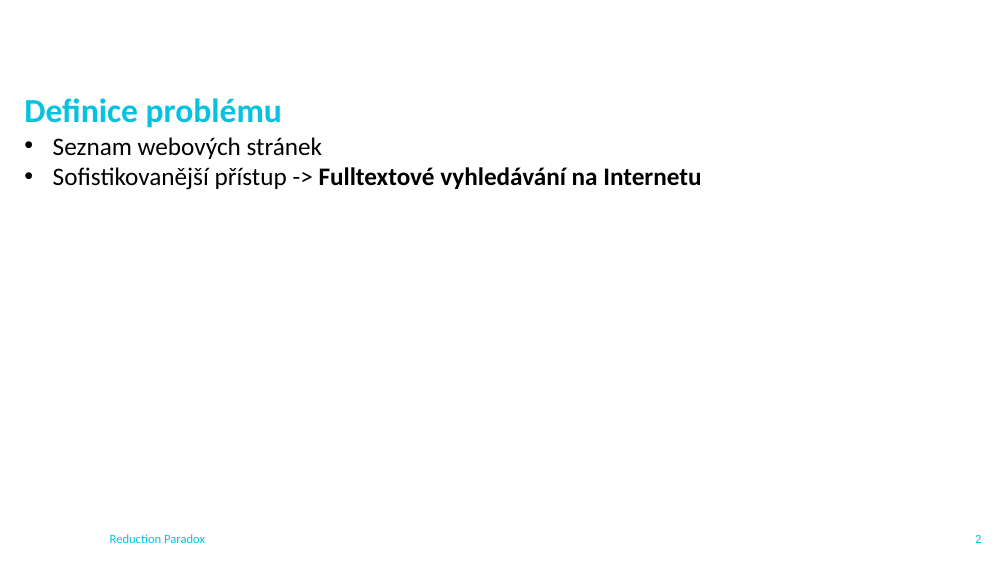
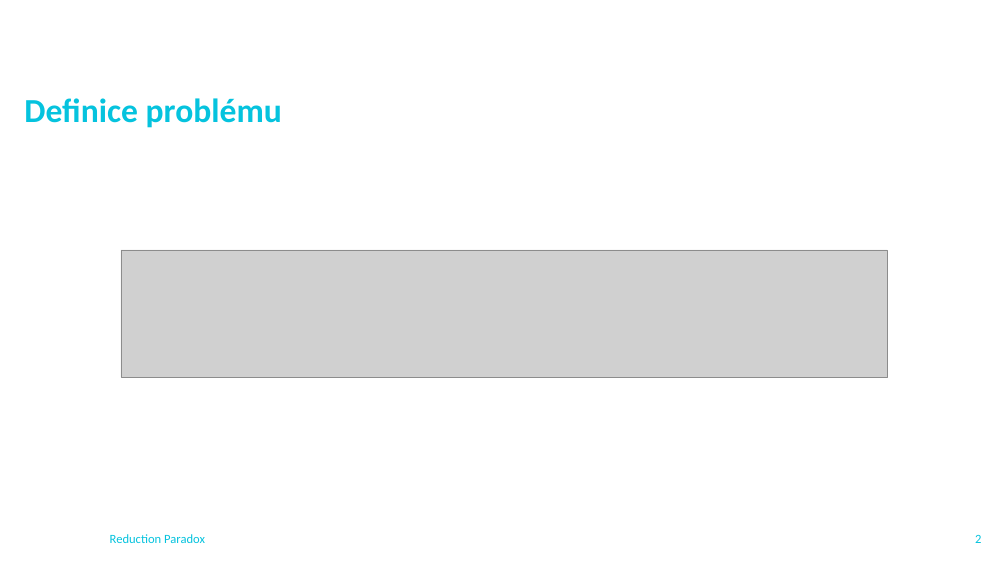
Before and after one commit to pro0255/AKS, a slide deck: slide 3 of project_presentation/pro0255.pptx. Drawn at 1008x567 pixels with LibreOffice and Linux fonts; fonts in the diff are those of the drawing; grey boxes stand for pictures; background and template pictures are left out. Boxes give left, top, right and bottom in pixels: in the first picture for what was removed or moved away, otherwise in the second. Text is boxed around its words. In the diff, an @@ line names an element or a change of style, - is before the commit and + after.

```diff
--- a/project_presentation/pro0255.pptx
+++ b/project_presentation/pro0255.pptx
@@ text at <box>53,137,701,190</box>: paragraphs removed @@
-• Seznam webových stránek
-• Sofistikovanější přístup -> Fulltextové vyhledávání na Internetu
@@ picture added at <box>121,250,887,377</box> @@
```
Also in this commit, not shown: 11 other slides changed, 1 slide added, 1 slide removed, 13 other files.
